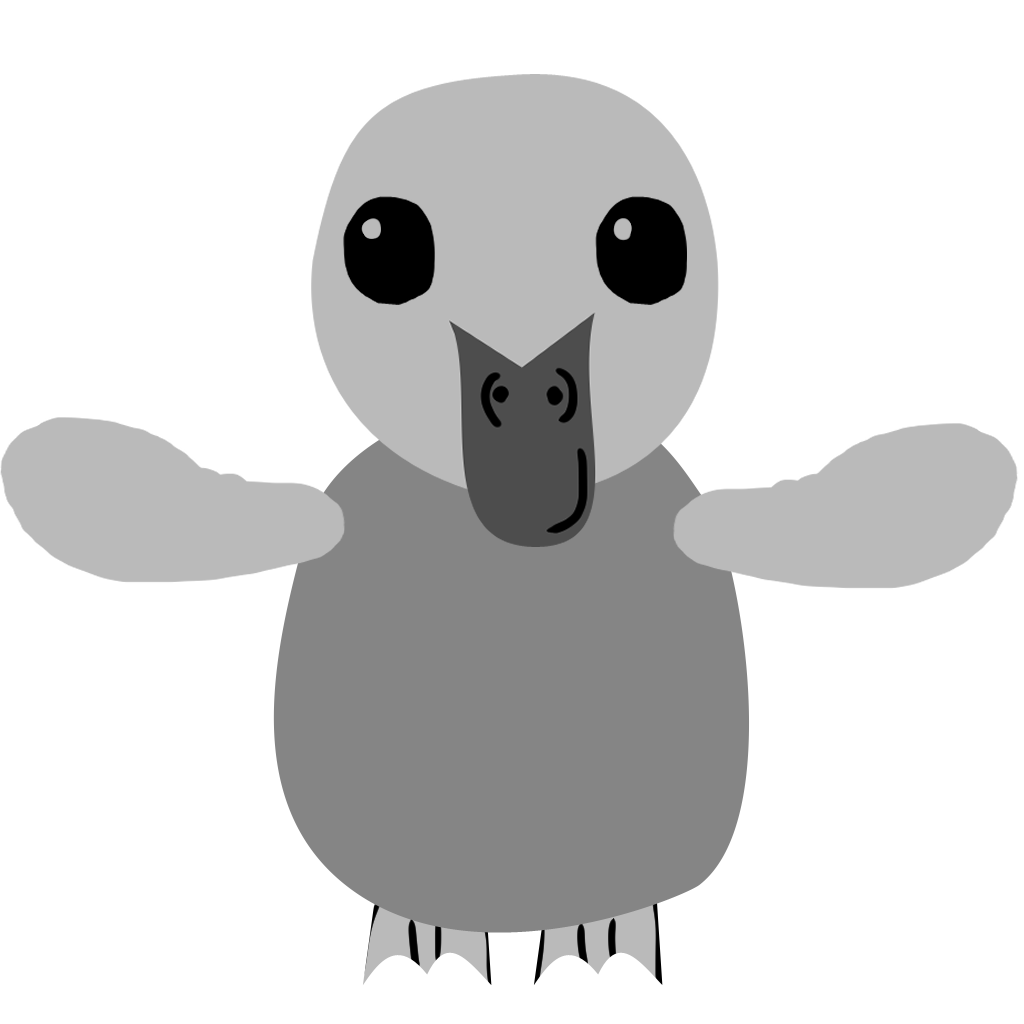
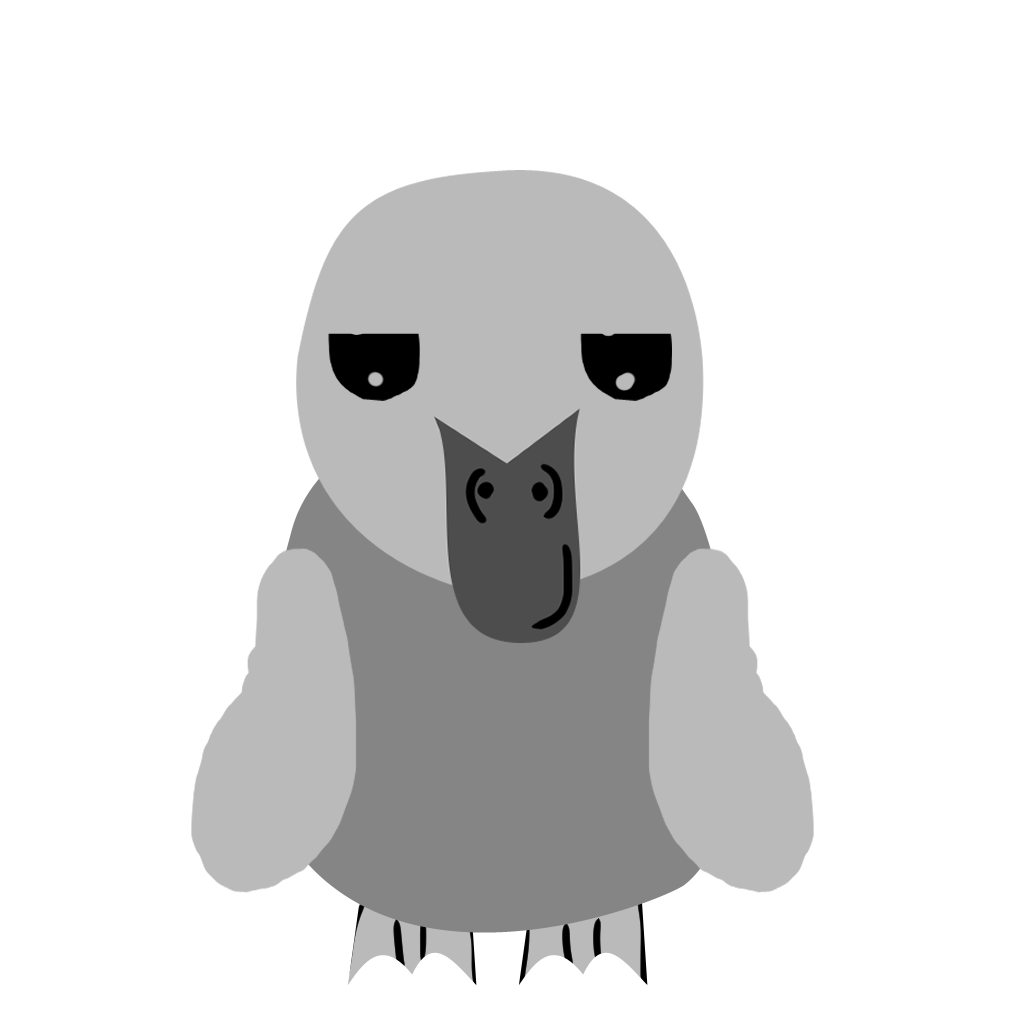
Revision of a layered (1024, 1024) image; what changed, layer by layer:
added group "Erro" with 7 layers above "Asinhas 90" over [190, 170, 815, 985]
added layer "Layer 4 Copy 14" in group "Erro" over [648, 547, 815, 894]
added layer "Layer 4 Copy 15" in group "Erro" over [190, 547, 358, 894]
added layer "Layer 6 Copy 3" in group "Erro" over [328, 333, 672, 401]
added layer "Layer 3 Copy 7" in group "Erro" over [296, 170, 704, 643]
added layer "Layer 2 Copy 7" in group "Erro" over [258, 389, 735, 933]
added layer "Layer 5 Copy 14" in group "Erro" over [518, 901, 648, 985]
added layer "Layer 5 Copy 15" in group "Erro" over [347, 886, 477, 985]
hid group "Asinhas 90" (7 layers) over [0, 74, 1018, 985]
